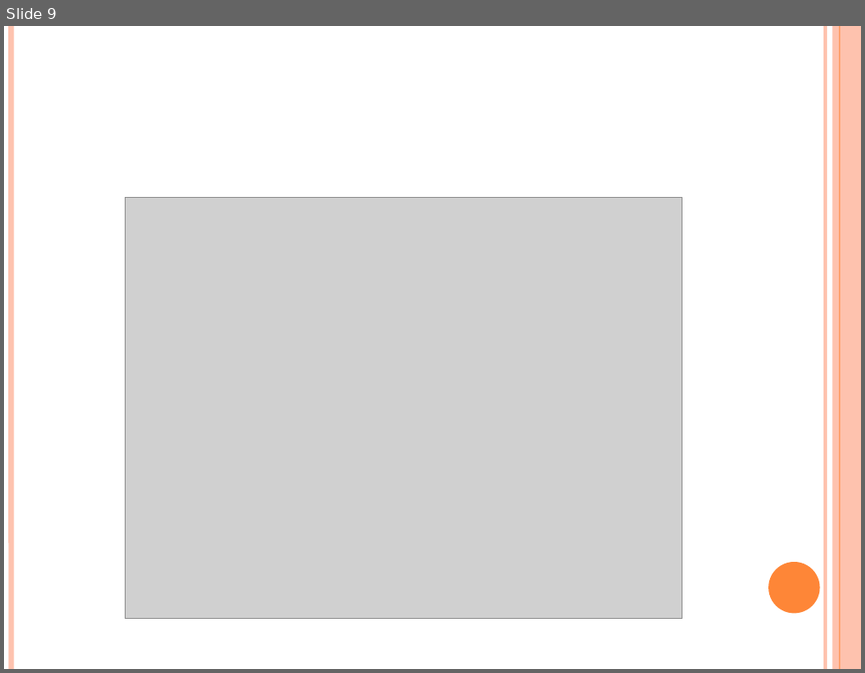
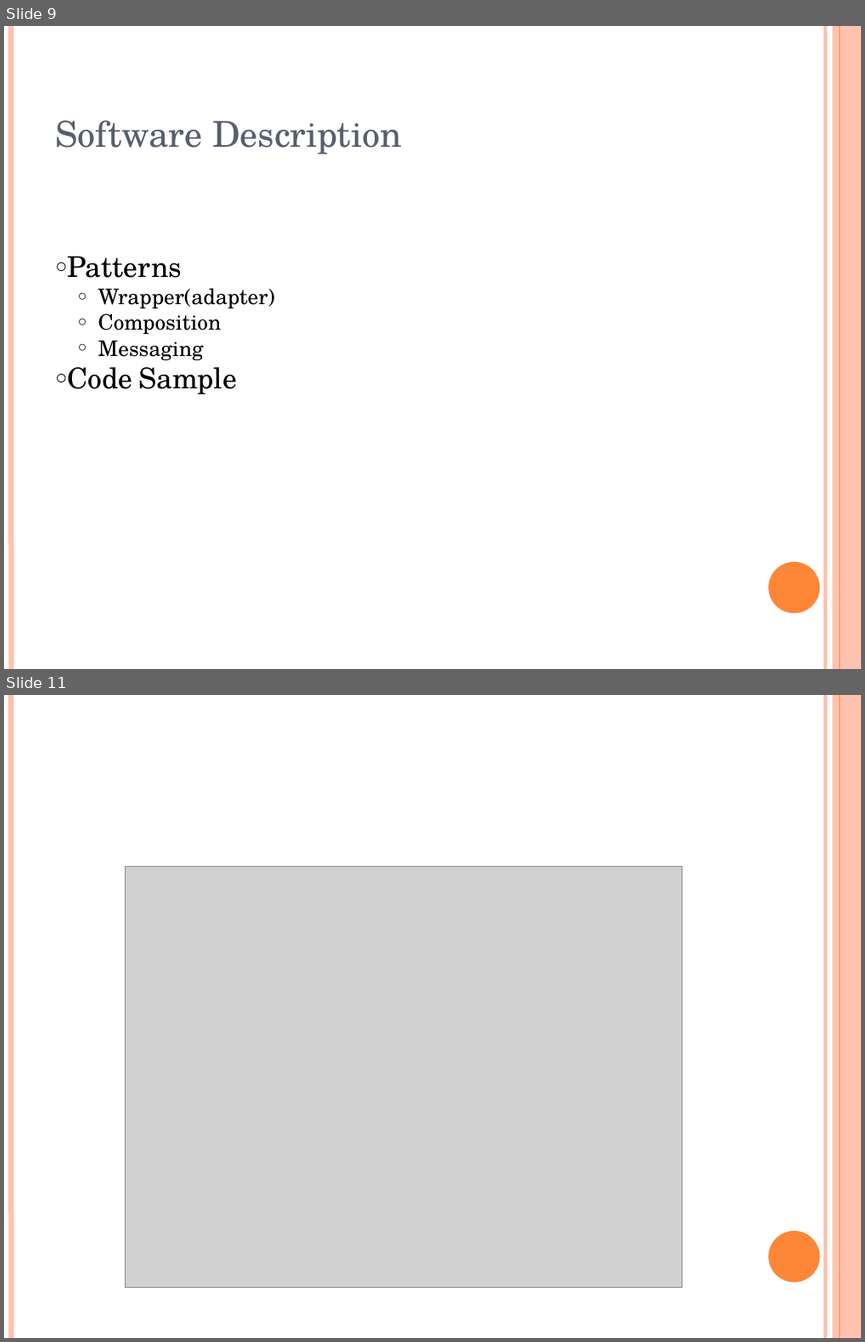
Before and after one commit to oscar-lima/sdp_ws2013_pcl, a slide deck: doc/apcl_presentation.pptx. Shown one above the other, each under a label of ours: slide 9 before the commit, slides 9 and 11 after it; the slides between them are not shown. The pictures are 865x673 and 865x1342 pixels, drawn with LibreOffice and Linux fonts; fonts in the diff are those of the drawing; grey boxes stand for pictures. Boxes give left, top, right and bottom in pixels: in the first picture for what was removed or moved away, otherwise in the second. Text is boxed around its words. In the diff, an @@ line names an element or a change of style, - is before the commit and + after.

```diff
--- a/doc/apcl_presentation.pptx
+++ b/doc/apcl_presentation.pptx
@@ slide 9 added at (x1=4, y1=26, x2=861, y2=669), background #FFFFFF; not listed: 6 template elements that a slide beside it also shows @@
@@ text added at (x1=55, y1=120, x2=402, y2=154), 30 pt, text #575F6D @@
+Software Description
@@ text added at (x1=67, y1=256, x2=275, y2=394), 18 pt, text #000000 @@
+○ Patterns
+  ○ Wrapper(adapter)
+  ○ Composition
+  ○ Messaging
+  ○ Code Sample
@@ what was slide 9 is now slide 11 @@
```
Also in this commit, not shown: 6 slides changed, 3 other slides added, 2 slides removed.
